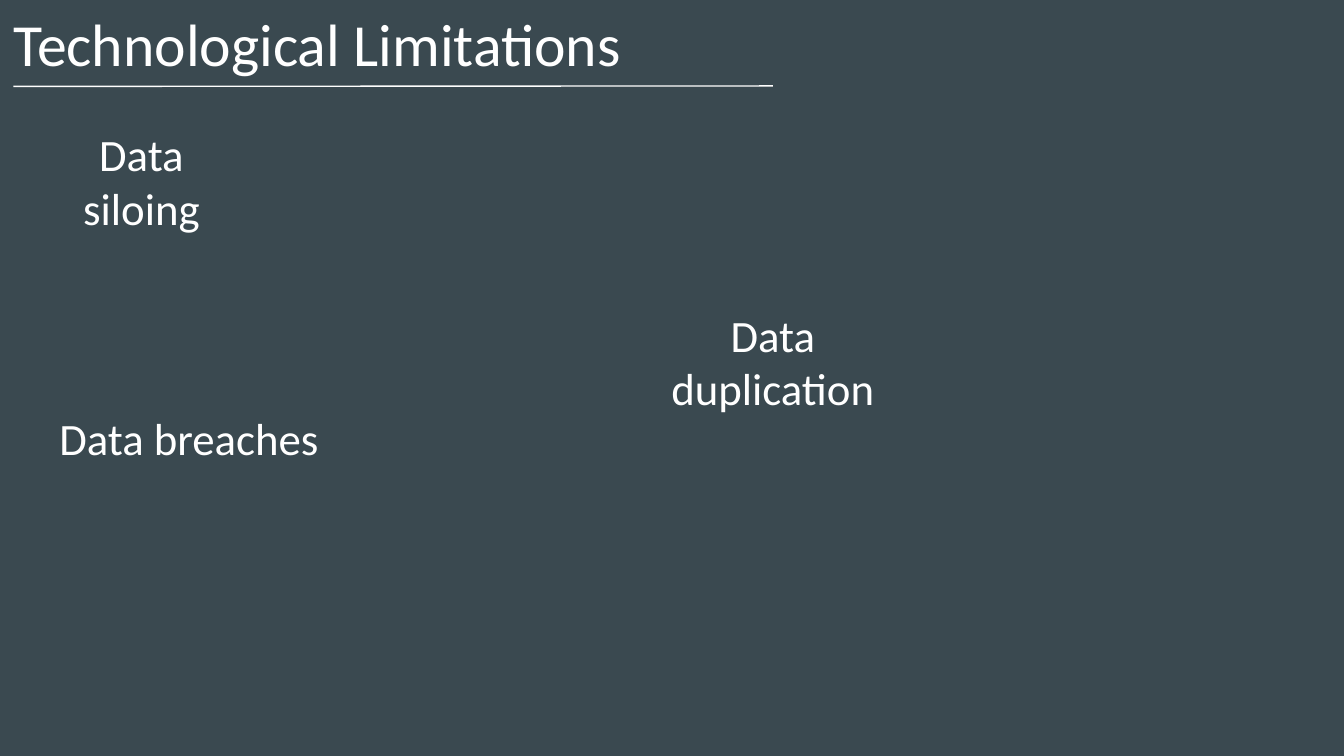
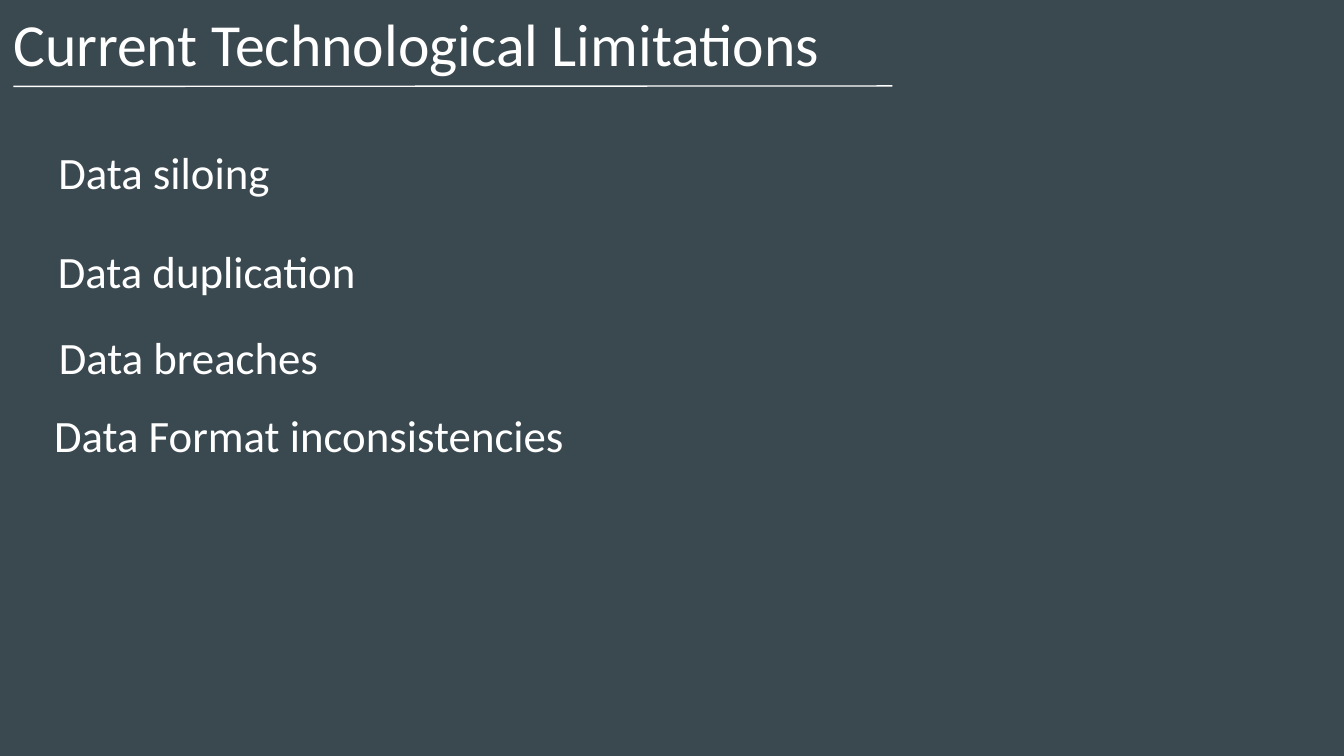
Before and after one commit to ecrum19/SolidSymposium2024, a slide deck: slide 4 of SolidSymposium2024_EDC.pptx. Drawn at 1344x756 pixels with LibreOffice and Linux fonts; fonts in the diff are those of the drawing. Boxes give left, top, right and bottom in pixels: in the first picture for what was removed or moved away, otherwise in the second. Text is boxed around its words. In the diff, an @@ line names an element or a change of style, - is before the commit and + after.

```diff
--- a/SolidSymposium2024_EDC.pptx
+++ b/SolidSymposium2024_EDC.pptx
@@ text at [13, 24, 819, 77]: text changed @@
-Technological Limitations
+Current Technological Limitations
@@ line moved from (13, 86) - (773, 86) to (13, 86) - (892, 86) @@
@@ text "Data siloing" rewrapped from [83, 142, 200, 233] to [58, 158, 270, 197] @@
@@ text "Data duplication" rewrapped from [671, 323, 874, 413] to [58, 257, 355, 296] @@
@@ text "Data breaches": place and size @@
-text "Data breaches" at [59, 424, 319, 456]
+text "Data breaches" at [59, 343, 318, 375]
@@ text added at [54, 421, 564, 453], 24 pt, text #FFFFFF @@
+Data Format inconsistencies
```
Also in this commit, not shown: 2 other slides changed, 2 slides added, 1 slide removed.
